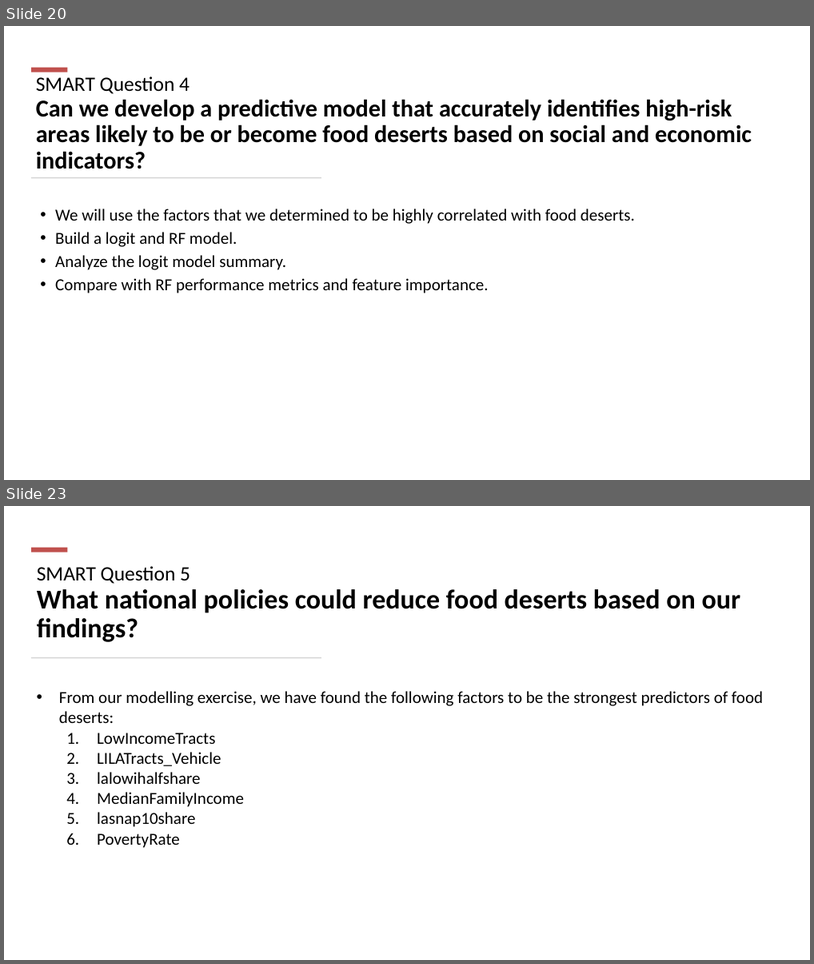
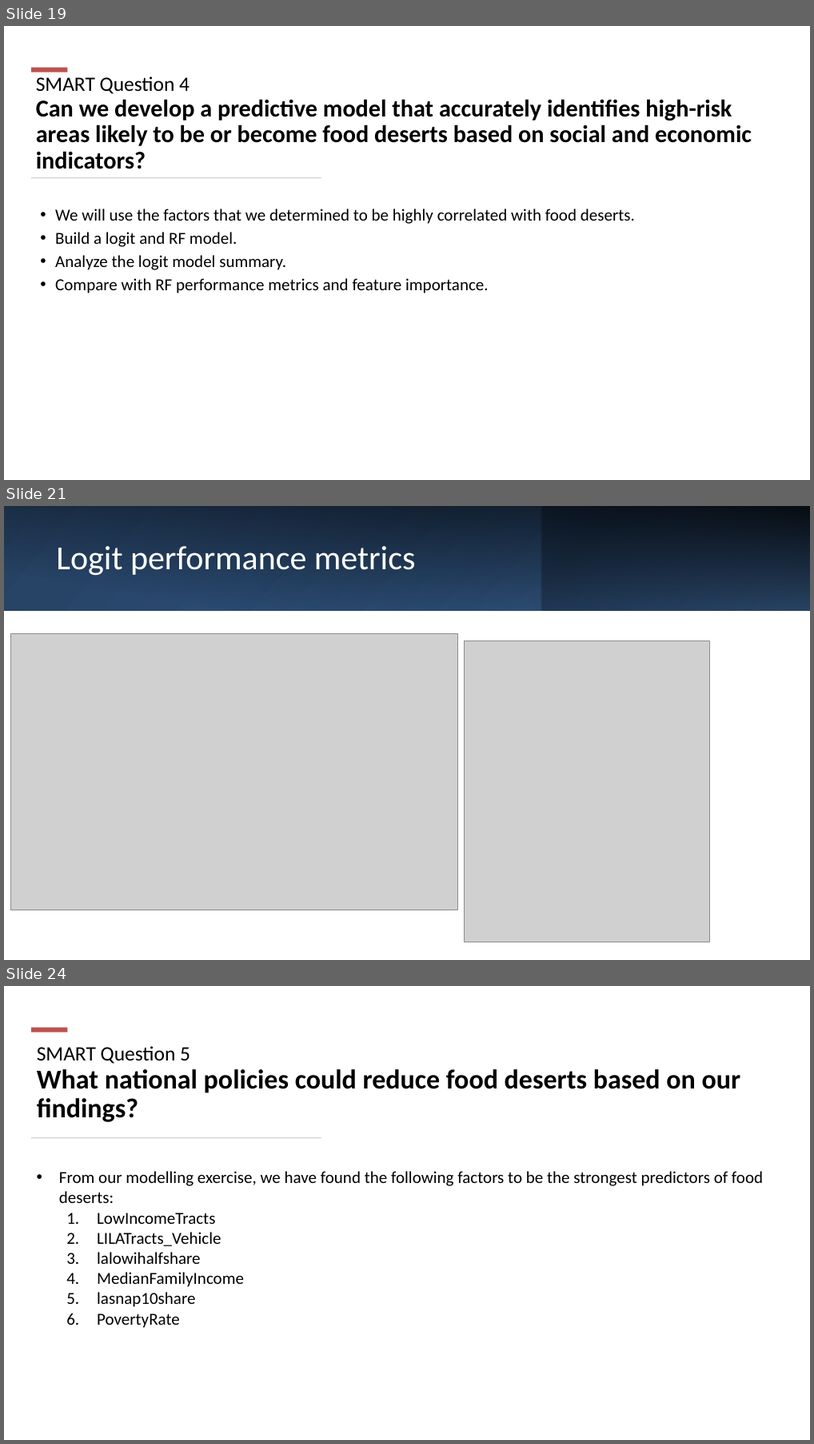
Before and after one commit to Asbetos/DATS6101_final_project, a slide deck: presentation/Presentation Slides- Food deserts in US.pptx. Shown one above the other, each under a label of ours: slides 20 and 23 before the commit, slides 19, 21 and 24 after it; the slides between them are not shown. The pictures are 814x964 and 814x1444 pixels, drawn with LibreOffice and Linux fonts; fonts in the diff are those of the drawing; grey boxes stand for pictures. Boxes give left, top, right and bottom in pixels: in the first picture for what was removed or moved away, otherwise in the second. Text is boxed around its words. In the diff, an @@ line names an element or a change of style, - is before the commit and + after.

```diff
--- a/presentation/Presentation Slides- Food deserts in US.pptx
+++ b/presentation/Presentation Slides- Food deserts in US.pptx
@@ slide 21 added at [4, 506, 810, 960], background #FFFFFF @@
@@ rectangle added at [4, 506, 810, 610], fill gradient #254061 to #376092 @@
@@ rectangle added at [4, 506, 810, 610], fill gradient #000000 @@
@@ rectangle added at [257, 506, 542, 610], fill gradient #4F81BD to #254061 @@
@@ rectangle added at [542, 506, 810, 610], fill gradient #254061 to #4F81BD @@
@@ title added at [56, 546, 416, 576], 40 pt, text #FFFFFF @@
+Logit performance metrics
@@ picture added at [10, 634, 458, 910] @@
@@ picture added at [464, 641, 710, 941] @@
@@ what was slide 20 is now slide 19 @@
@@ what was slide 23 is now slide 24 @@
```
Also in this commit, not shown: 7 slides changed, 1 other slide added, 1 slide removed, 12 other files.
